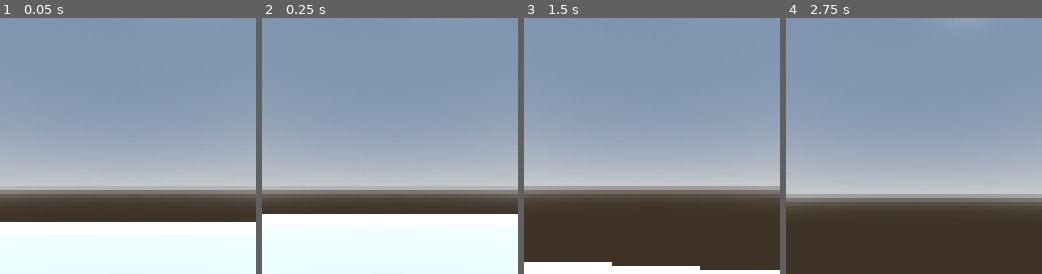
Above: before the commit, frames 1-4 (left to right).
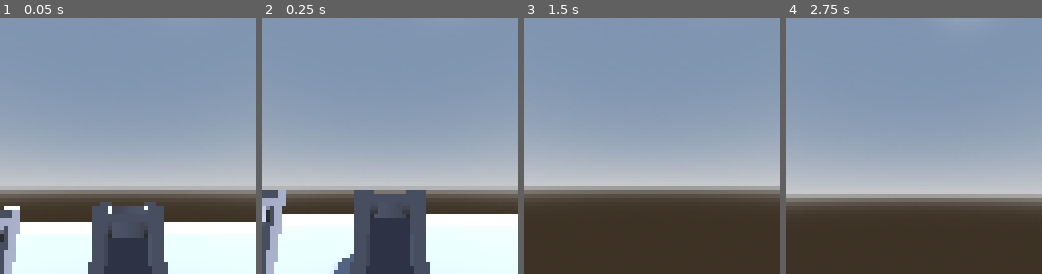
Above: after the commit, the same moments.

Repository: bonsaipropaganda/lowrez
Game: Godot game, scene res://scenes/world.tscn
The game is run twice, just before and just after one commit, with the same random seed, the same clock (stepped at 60 frames per second) and the same inputs.
Inputs (mouse positions are in pixels of both pictures, inside the frame that each line leads up to):
- Up to frame 1 (0.05 s): no input
- Up to frame 2 (0.25 s): no input
- Up to frame 3 (1.5 s): tap Enter (ui_accept) at 0.5, 0.77 s; move the mouse to (664, 146) at 0.52 s; hold Up (ui_up) from 0.53 s (still down); move the mouse to (639, 146) at 1.27 s
- Up to frame 4 (2.75 s): keep holding Up (ui_up); tap Enter (ui_accept) at 1.52, 2 s; move the mouse to (919, 140) at 2.02 s

The runs differ from the first frame. In frame 1, 9.5% of the frame differs, in the area x 0-66%, y 71-100%; in frame 2, 11%, in the area x 0-66%, y 67-100%; in frame 3, 3.2%; in frame 4, nothing differs.

Commit message:
added some wall blocks

Diff:
--- a/scenes/block.tscn
+++ b/scenes/block.tscn
@@ -1,7 +1,13 @@
-[gd_scene load_steps=2 format=3 uid="uid://bukq6r0bqnm47"]
+[gd_scene load_steps=3 format=3 uid="uid://bukq6r0bqnm47"]
 
 [ext_resource type="PackedScene" uid="uid://r7xpiuqqavph" path="res://art/wall.glb" id="1_jbwhx"]
+
+[sub_resource type="BoxShape3D" id="BoxShape3D_5juk2"]
 
 [node name="Block" type="StaticBody3D"]
 
 [node name="wall" parent="." instance=ExtResource("1_jbwhx")]
+
+[node name="CollisionShape3D" type="CollisionShape3D" parent="."]
+transform = Transform3D(1, 0, 0, 0, 1, 0, 0, 0, 1, 0, 0.507296, 0)
+shape = SubResource("BoxShape3D_5juk2")
--- a/scenes/world.tscn
+++ b/scenes/world.tscn
@@ -1,7 +1,8 @@
-[gd_scene load_steps=8 format=3 uid="uid://t4aqevfirnxx"]
+[gd_scene load_steps=9 format=3 uid="uid://t4aqevfirnxx"]
 
 [ext_resource type="Script" path="res://code/Player.gd" id="1_ehg8g"]
 [ext_resource type="PackedScene" uid="uid://d2bm7weapjhnx" path="res://art/floor.glb" id="1_o6v6p"]
+[ext_resource type="PackedScene" uid="uid://bukq6r0bqnm47" path="res://scenes/block.tscn" id="3_6km7i"]
 
 [sub_resource type="ProceduralSkyMaterial" id="ProceduralSkyMaterial_rqify"]
 sky_horizon_color = Color(0.64625, 0.65575, 0.67075, 1)
@@ -53,3 +54,12 @@
 
 [node name="Camera" type="Camera3D" parent="Player/Head"]
 transform = Transform3D(1, 0, 0, 0, 0.971421, -0.237364, 0, 0.237364, 0.971421, 0, 1.39849, 0)
+
+[node name="Block" parent="." instance=ExtResource("3_6km7i")]
+transform = Transform3D(1, 0, 0, 0, 1, 0, 0, 0, 1, -2, 0, -2)
+
+[node name="Block2" parent="." instance=ExtResource("3_6km7i")]
+transform = Transform3D(1, 0, 0, 0, 1, 0, 0, 0, 1, -3, 0, -1)
+
+[node name="Block3" parent="." instance=ExtResource("3_6km7i")]
+transform = Transform3D(1, 0, 0, 0, 1, 0, 0, 0, 1, 0, 0, -3)
